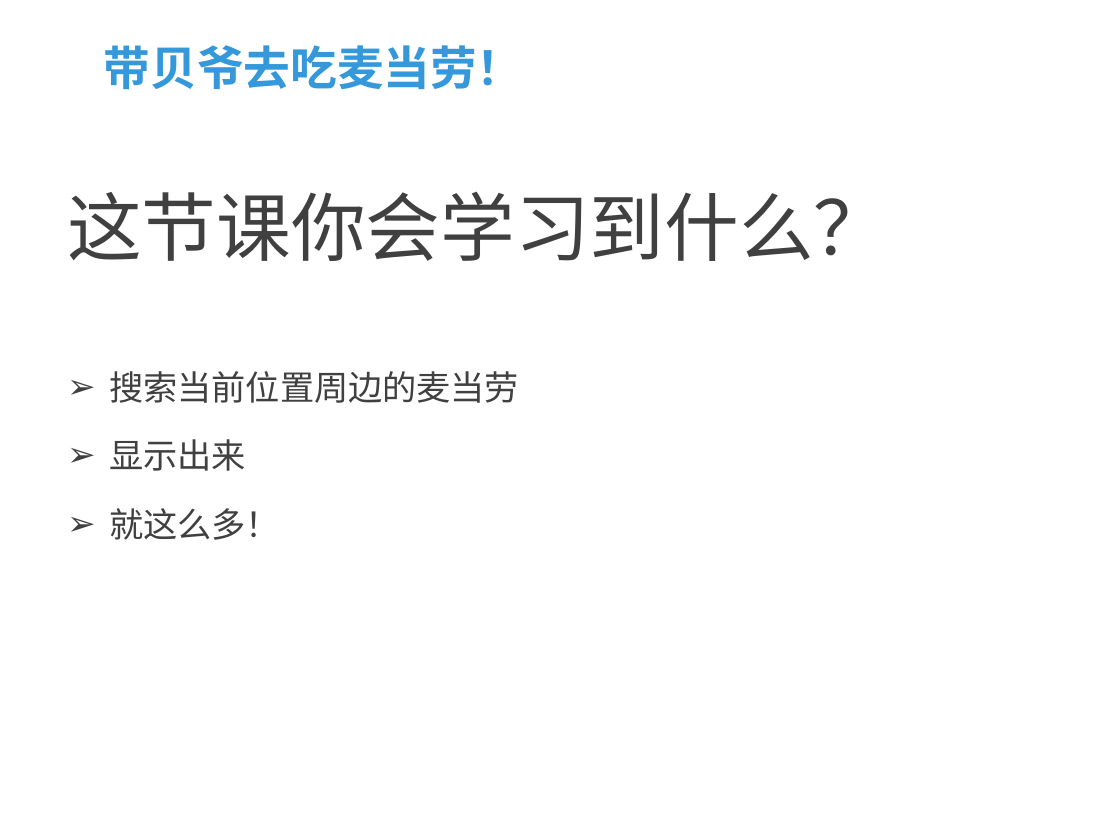
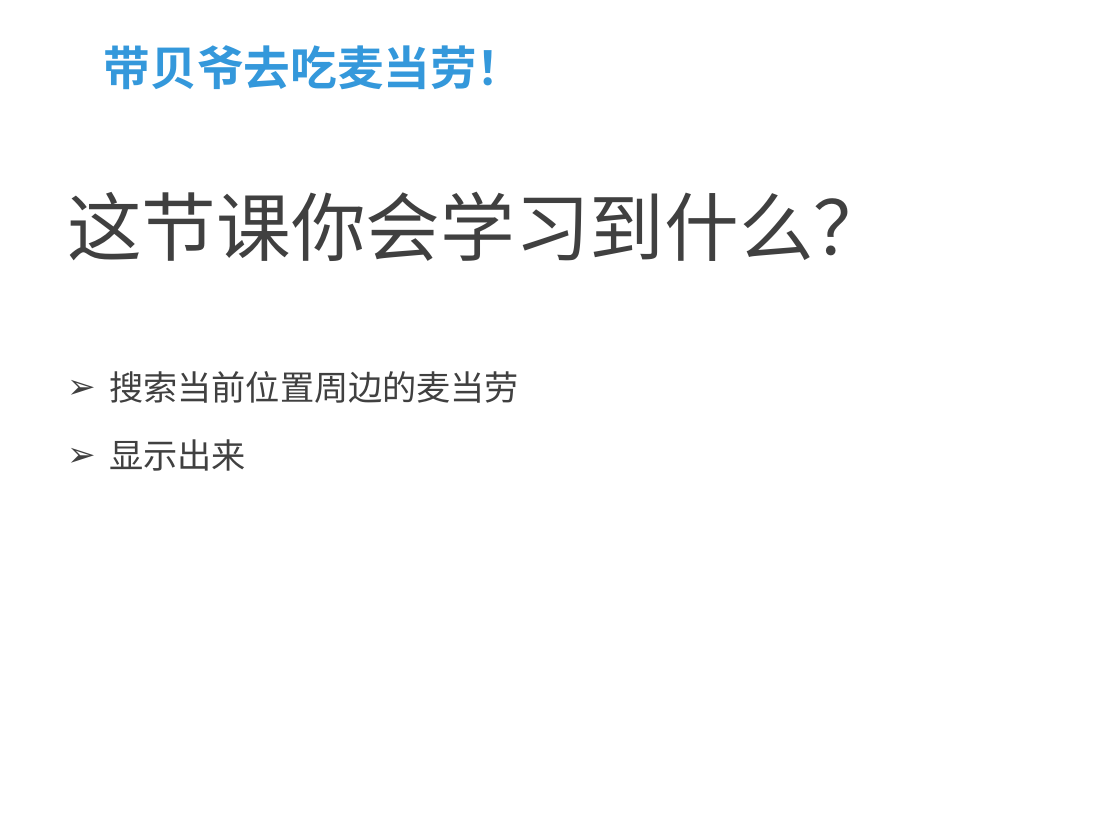
Before and after one commit to fifa0329/HelloAmap, a slide deck: slide 6 of 课程ppt/WP SDK开发指南3.pptx. Drawn at 1120x840 pixels with LibreOffice and Linux fonts; fonts in the diff are those of the drawing; background and template pictures are left out. Boxes give left, top, right and bottom in pixels: in the first picture for what was removed or moved away, otherwise in the second. Text is boxed around its words. In the diff, an @@ line names an element or a change of style, - is before the commit and + after.

```diff
--- a/课程ppt/WP SDK开发指南3.pptx
+++ b/课程ppt/WP SDK开发指南3.pptx
@@ text at (109, 508, 280, 540): paragraph removed @@
-➢ 就这么多！
```
Also in this commit, not shown: 3 other slides changed, 1 slide added, 3 other files.
